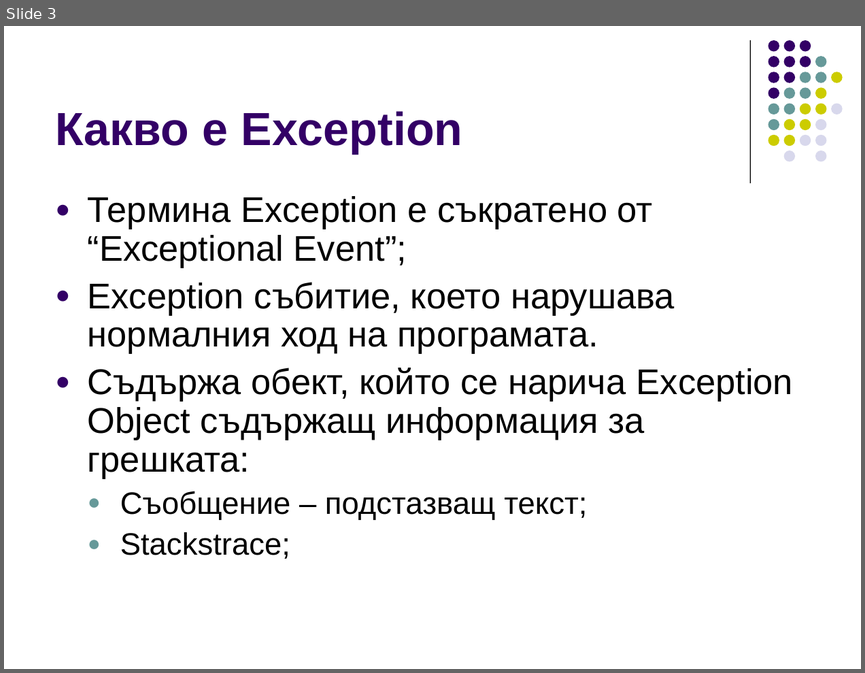
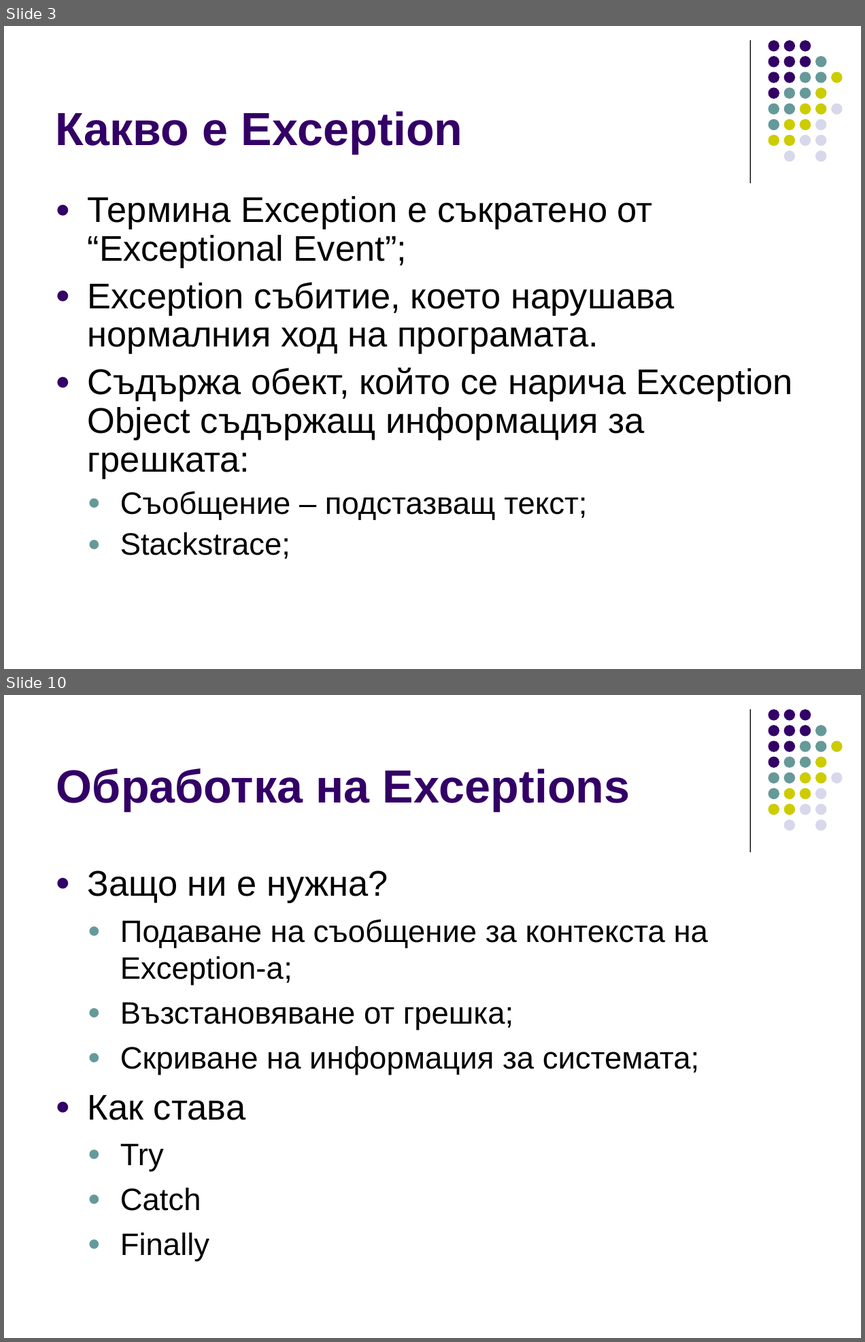
Before and after one commit to ivorusev/startup-factory-java-course, a slide deck: 3-Exceptions.ppt. Shown one above the other, each under a label of ours: slide 3 before the commit, slides 3 and 10 after it; the slides between them are not shown. The pictures are 865x673 and 865x1342 pixels, drawn with LibreOffice and Linux fonts; fonts in the diff are those of the drawing. Boxes give left, top, right and bottom in pixels: in the first picture for what was removed or moved away, otherwise in the second. Text is boxed around its words. In the diff, an @@ line names an element or a change of style, - is before the commit and + after.

Commit message:
some more slides for exceptions

```diff
--- a/3-Exceptions.ppt
+++ b/3-Exceptions.ppt
@@ slide 10 added at (4,695,861,1338), background #FFFFFF; not listed: 32 template elements that a slide beside it also shows @@
@@ title added at (56,768,630,811), 39 pt, text #330066, bold @@
+Обработка на Exceptions
@@ text added at (88,870,708,1261), 26 pt, text #000000 @@
+● Защо ни е нужна?
+  ● Подаване на съобщение за контекста на Exception-a;
+  ● Възстановяване от грешка;
+  ● Скриване на информация за системата;
+● Как става
+  ● Try
+  ● Catch
+  ● Finally
```
Also in this commit, not shown: 1 slide changed, 8 other slides added, 1 slide removed.
